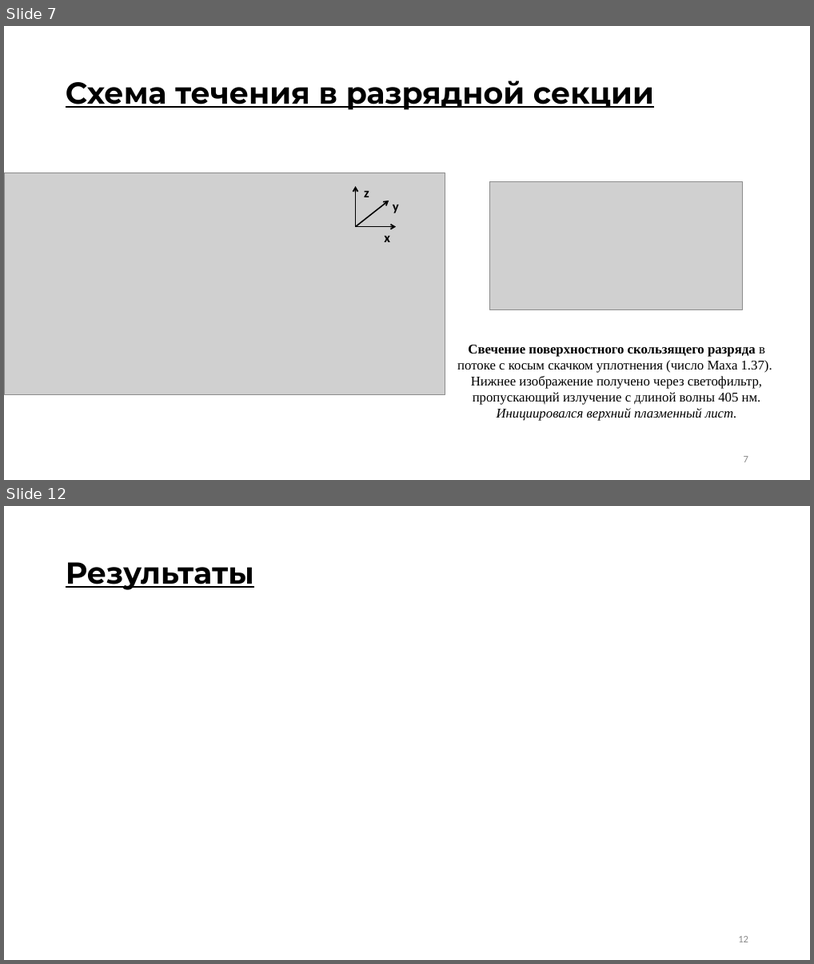
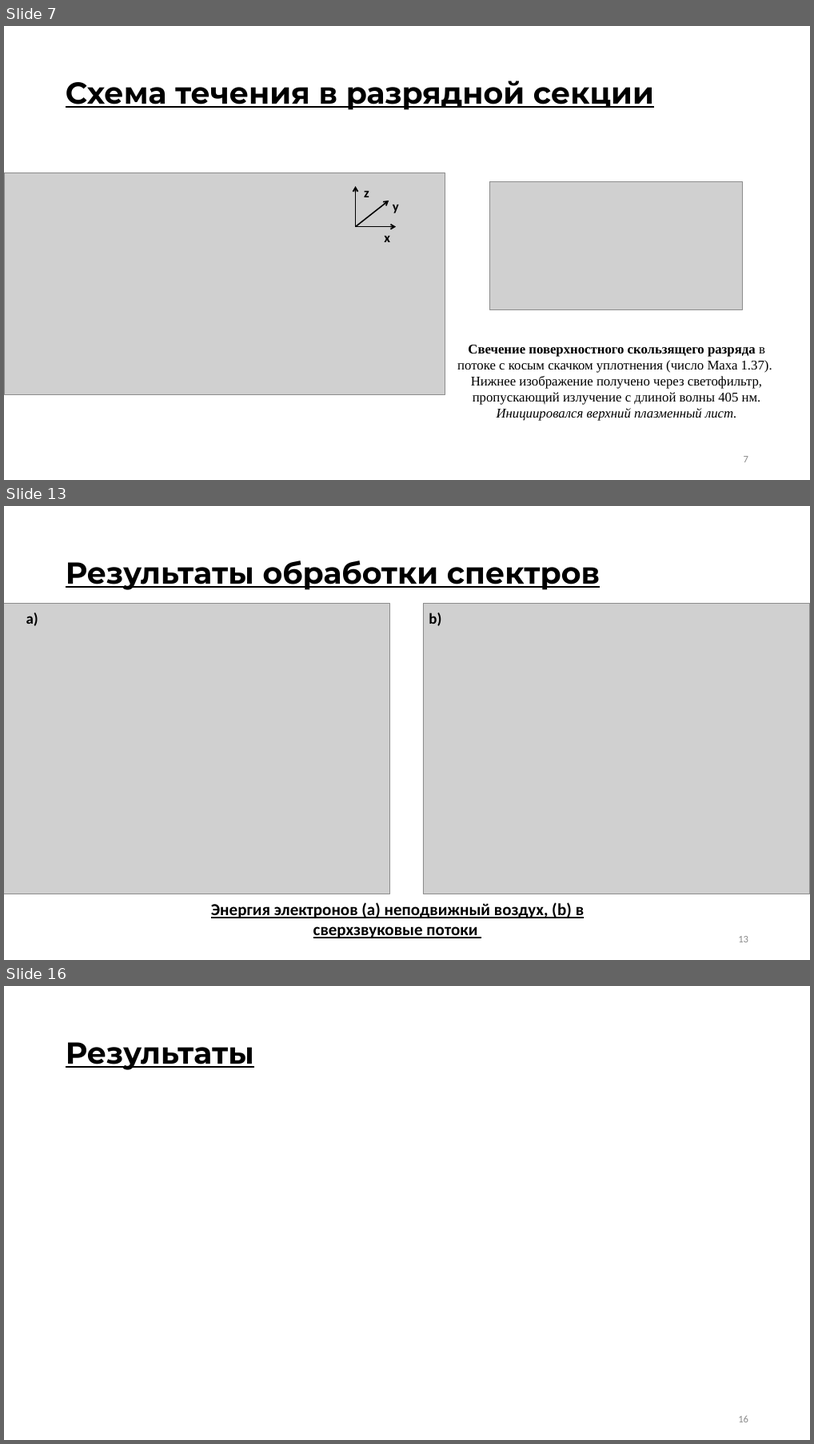
Before and after one commit to ulanich/msu, a slide deck: МАГ.ДИСС/предзащита.pptx. Shown one above the other, each under a label of ours: slides 7 and 12 before the commit, slides 7, 13 and 16 after it; the slides between them are not shown. The pictures are 814x964 and 814x1444 pixels, drawn with LibreOffice and Linux fonts; fonts in the diff are those of the drawing; grey boxes stand for pictures. Boxes give left, top, right and bottom in pixels: in the first picture for what was removed or moved away, otherwise in the second. Text is boxed around its words. In the diff, an @@ line names an element or a change of style, - is before the commit and + after.

```diff
--- a/МАГ.ДИСС/предзащита.pptx
+++ b/МАГ.ДИСС/предзащита.pptx
@@ slide 13 added at [4,506,810,960], background #FFFFFF @@
@@ title added at [66,560,600,590], 36 pt, text #000000, bold, underline @@
+Результаты обработки спектров
@@ picture added at [4,604,390,894] @@
@@ text added at [26,612,38,626], 18 pt, text #000000, bold @@
+a)
@@ picture added at [423,604,810,894] @@
@@ text added at [429,612,442,626], 18 pt, text #000000, bold @@
+b)
@@ text added at [211,902,584,938], 20 pt, text #000000, bold, underline @@
+Энергия электронов (а) неподвижный воздух, (b) в сверхзвуковые потоки
@@ page number added at [738,936,749,942], 12 pt, text #8C8C8C @@
+13
@@ what was slide 12 is now slide 16 @@
@@ page number at [738,1415,749,1422]: text changed @@
-12
+16
```
Also in this commit, not shown: 4 slides changed, 3 other slides added, 8 other files.
